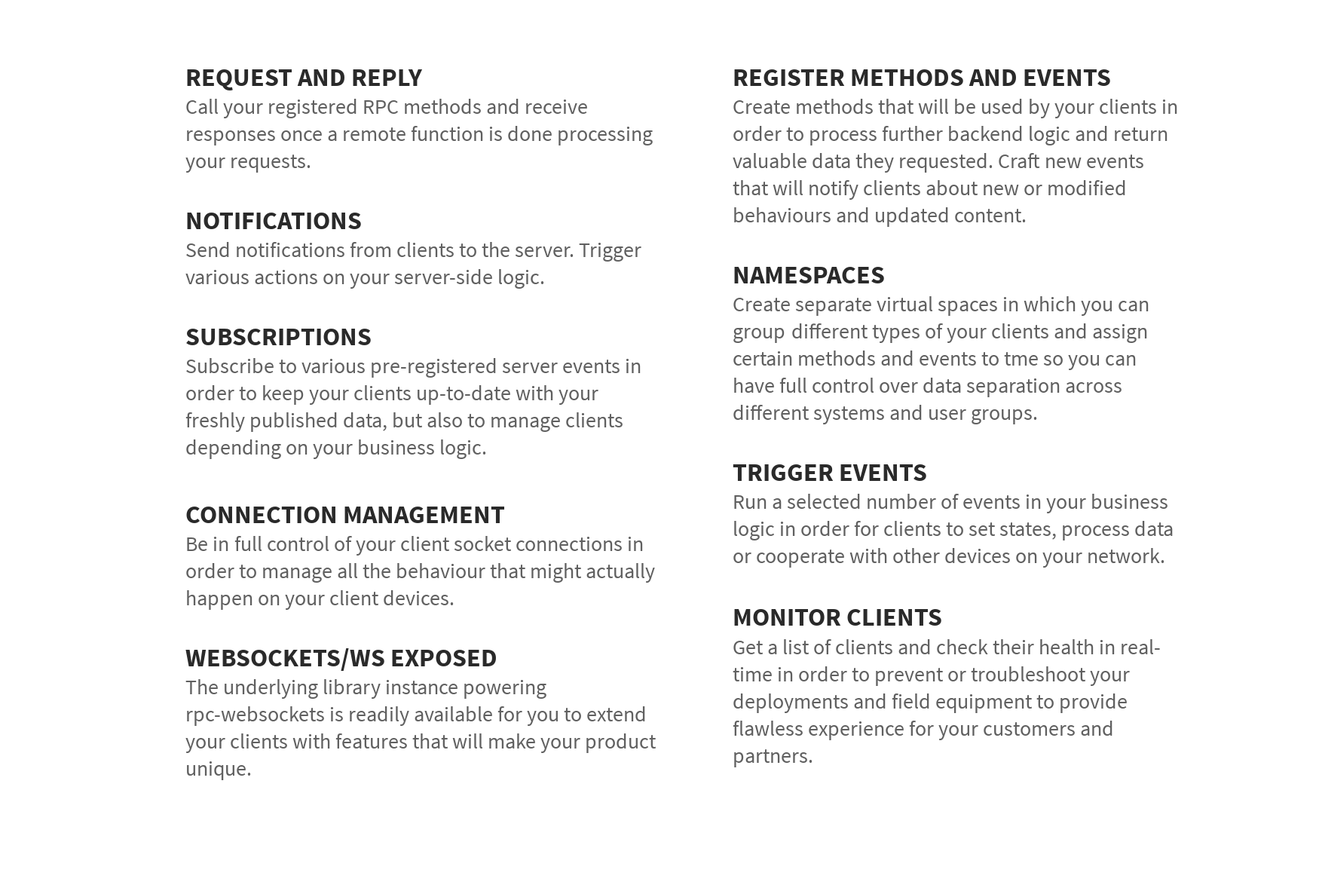
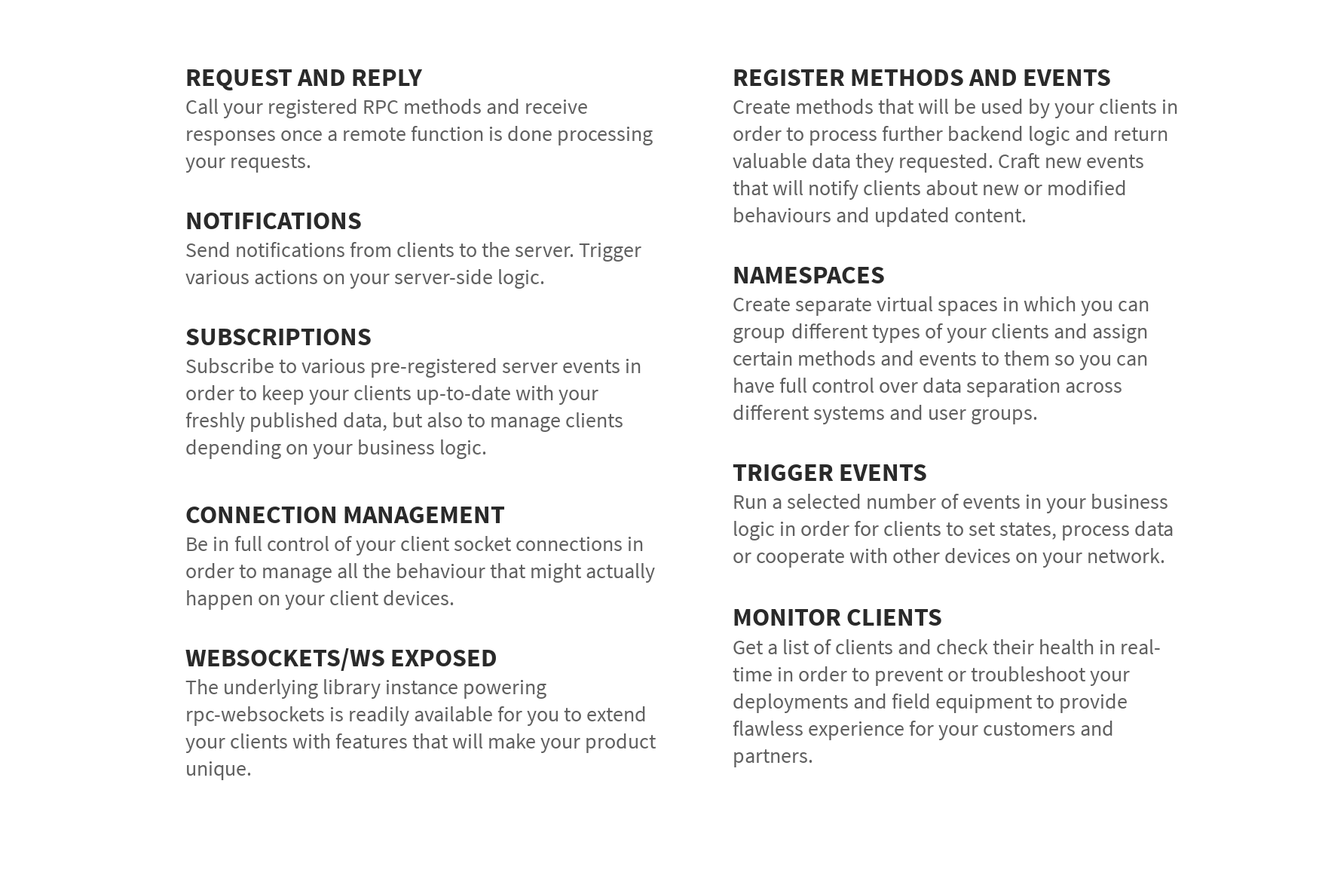
Revision of a layered 1319px x 894px image; what changed, layer by layer:
painted on "right" over <box>1012,350,1148,371</box>
